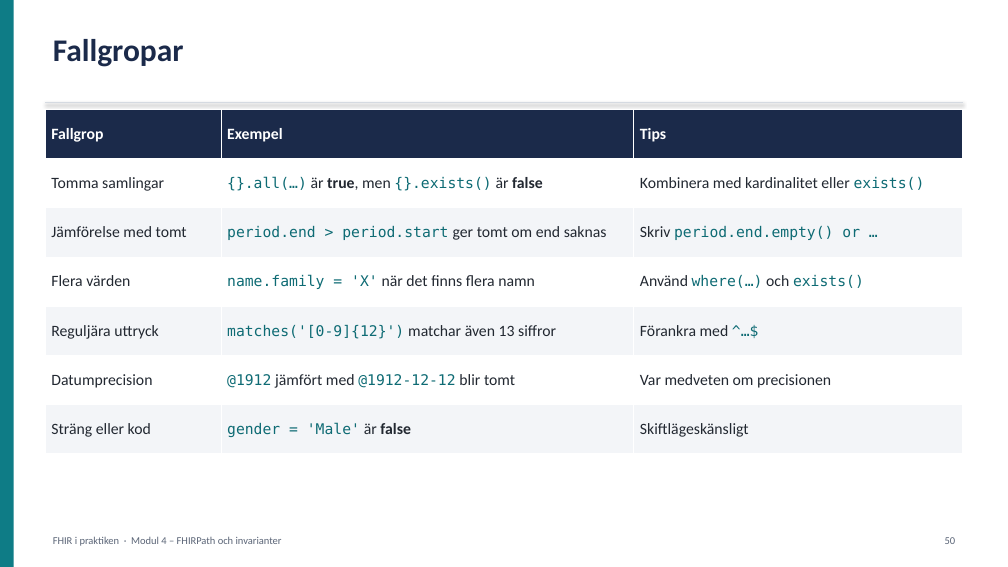
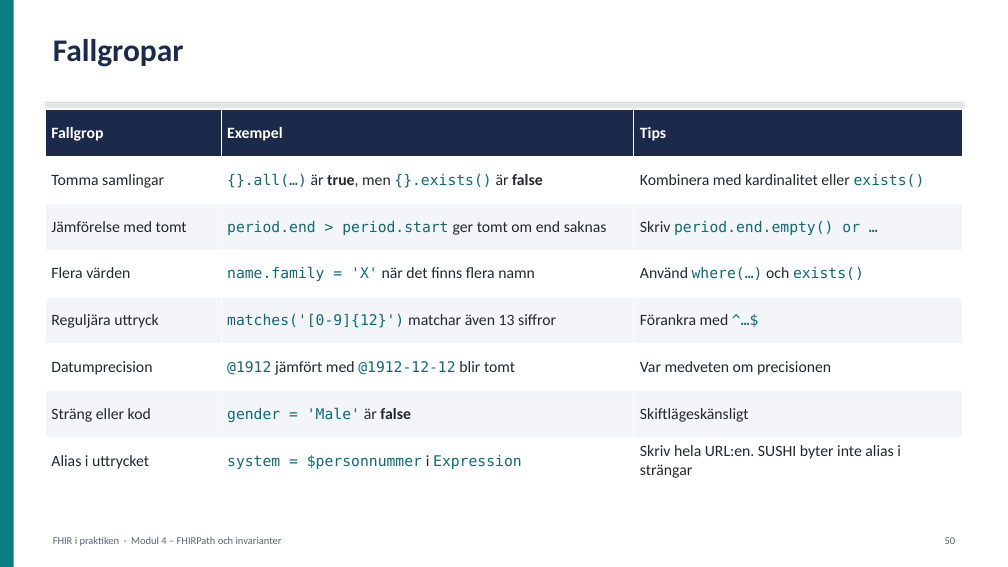
Before and after one commit to oskthu2/fhireducation, a slide deck: slide 50 of presentation/FHIR-utbildning.pptx. Drawn at 1008x567 pixels with LibreOffice and Linux fonts; fonts in the diff are those of the drawing. Boxes give left, top, right and bottom in pixels: in the first picture for what was removed or moved away, otherwise in the second. Text is boxed around its words. In the diff, an @@ line names an element or a change of style, - is before the commit and + after.

```diff
--- a/presentation/FHIR-utbildning.pptx
+++ b/presentation/FHIR-utbildning.pptx
@@ table at (x1=45, y1=110, x2=963, y2=485) @@
+row 8: Alias i uttrycket | system = $personnummer i Expression | Skriv hela URL:en. SUSHI byter inte alias i strängar
```
Also in this commit, not shown: 1 other slide changed, 4 other files.
